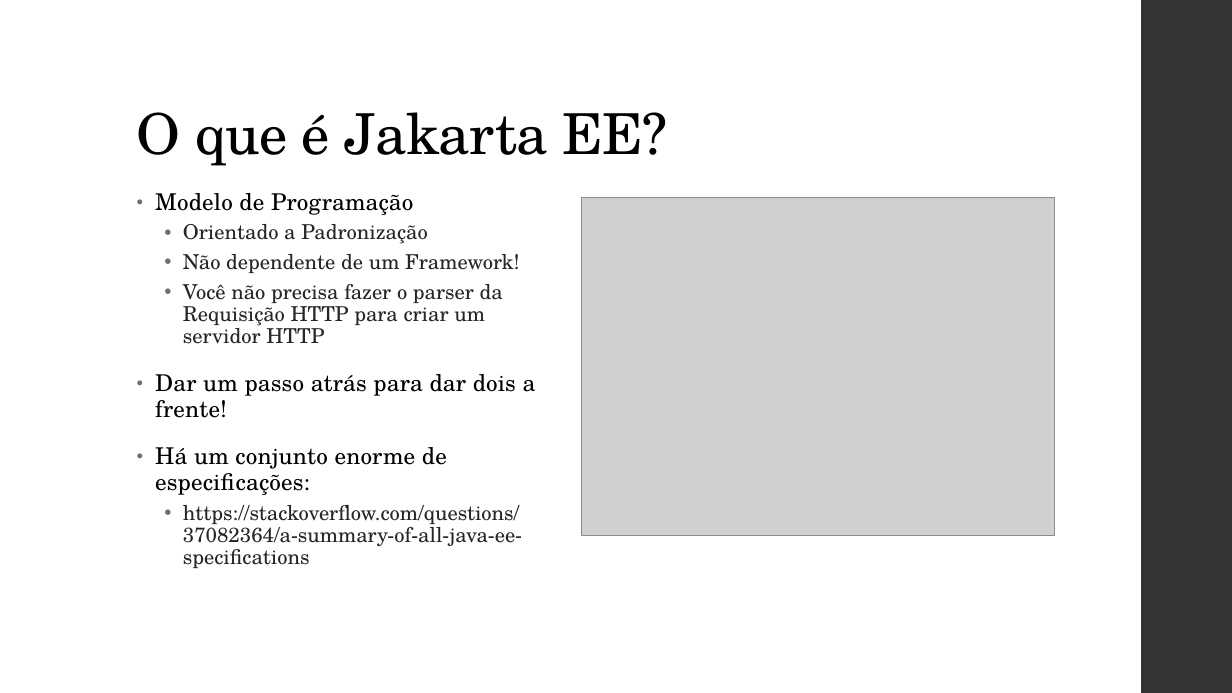
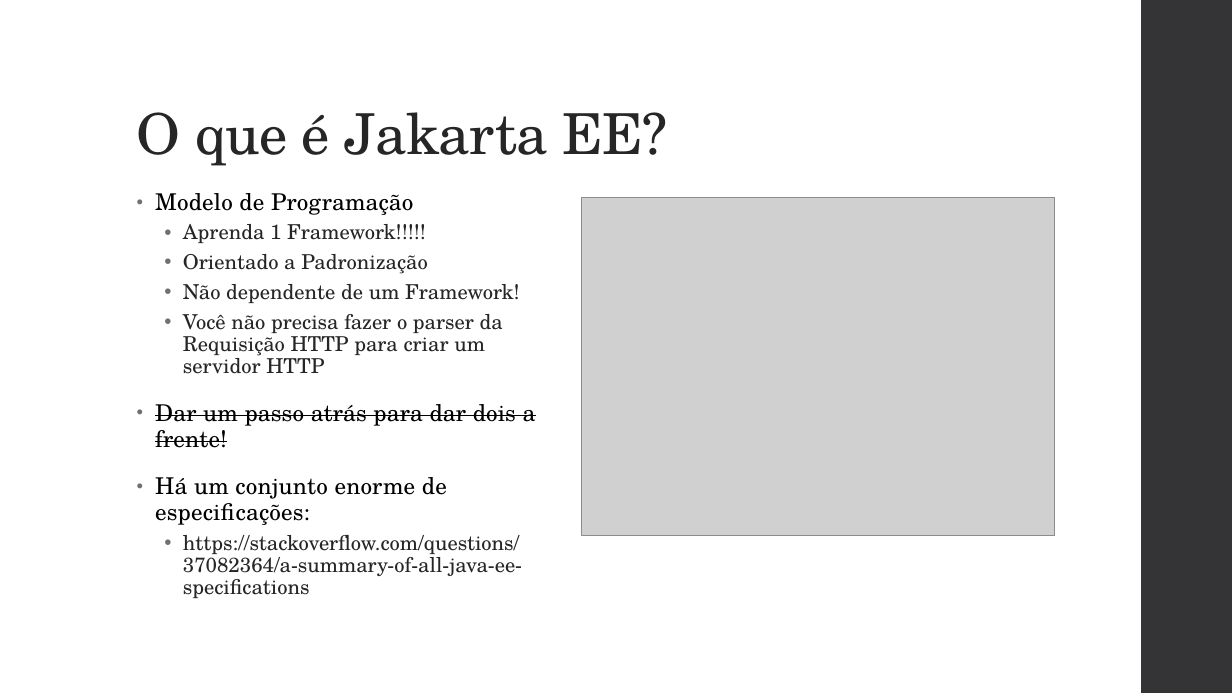
Before and after one commit to vepo/cdi-tutorial, a slide deck: slide 7 of resource/Java CDI.pptx (slide 6 before the commit). Drawn at 1232x693 pixels with LibreOffice and Linux fonts; fonts in the diff are those of the drawing; grey boxes stand for pictures. Boxes give left, top, right and bottom in pixels: in the first picture for what was removed or moved away, otherwise in the second. Text is boxed around its words. In the diff, an @@ line names an element or a change of style, - is before the commit and + after.

```diff
--- a/resource/Java CDI.pptx
+++ b/resource/Java CDI.pptx
@@ title "O que é Jakarta EE?" at (x1=137, y1=112, x2=668, y2=166): text colour #000000 to #262626 @@
@@ text at (x1=183, y1=224, x2=426, y2=243): paragraph added @@
+  • Aprenda 1 Framework!!!!!
@@ text at (x1=155, y1=404, x2=536, y2=448): strikethrough on in "Dar um passo atrás para dar dois ..." @@
```
Also in this commit, not shown: 23 other slides changed, 4 slides added, 6 other files.
